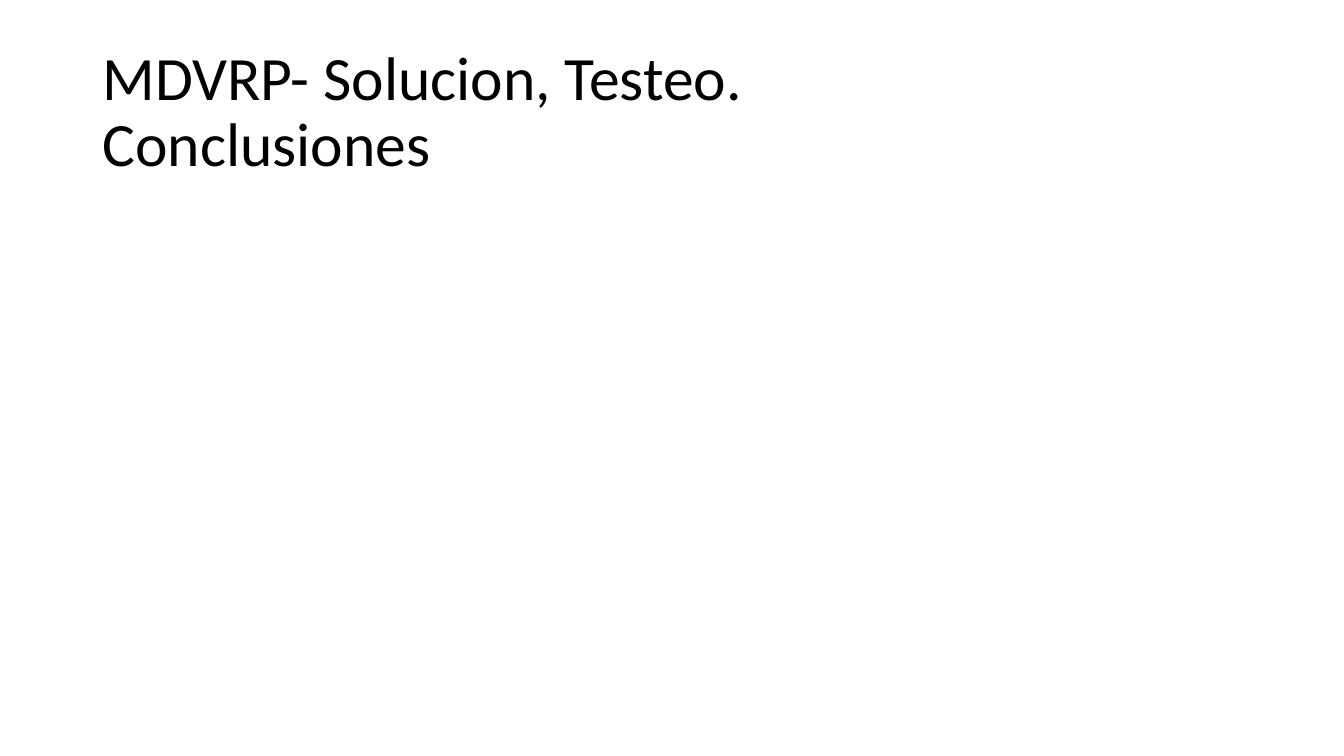
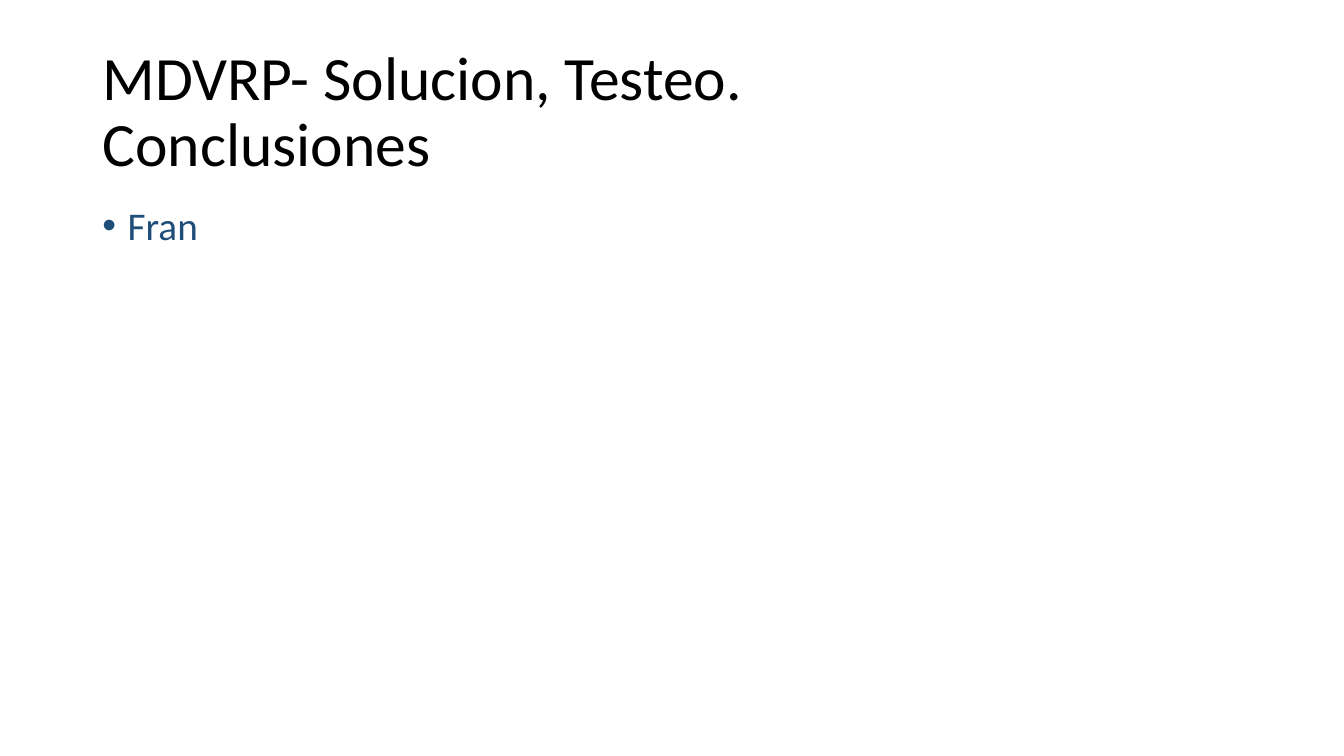
Before and after one commit to urubusale/proyvrp, a slide deck: slide 20 of Version/Documentación/MDVRP.pptx (slide 14 before the commit). Drawn at 1344x756 pixels with LibreOffice and Linux fonts; fonts in the diff are those of the drawing. Boxes give left, top, right and bottom in pixels: in the first picture for what was removed or moved away, otherwise in the second. Text is boxed around its words. In the diff, an @@ line names an element or a change of style, - is before the commit and + after.

```diff
--- a/Version/Documentación/MDVRP.pptx
+++ b/Version/Documentación/MDVRP.pptx
@@ text added at box(128, 215, 198, 241), 28 pt, text #1F4E79 @@
+• Fran
```
Also in this commit, not shown: 12 other slides changed, 6 slides added.
